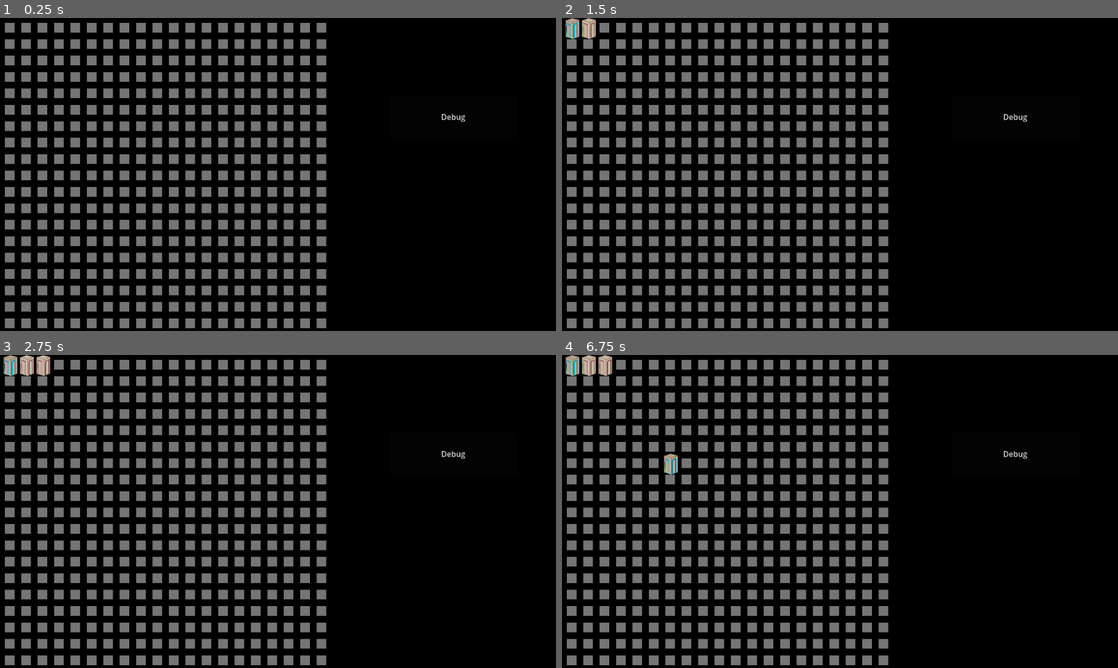
Above: before the commit, frames 1-4 (two rows, left to right).
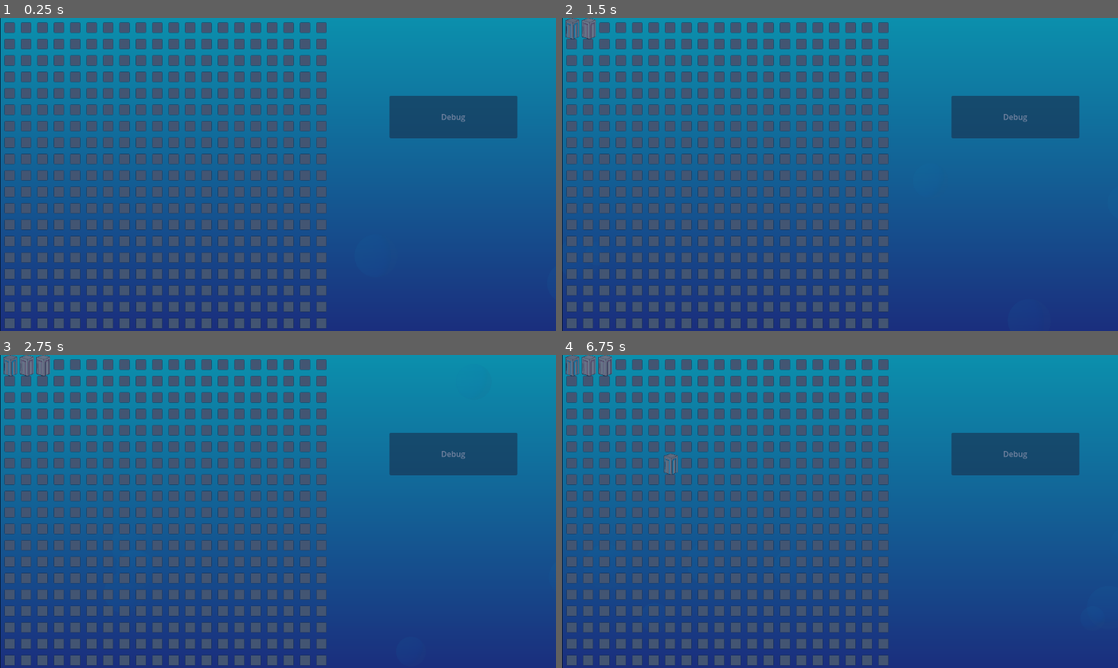
Above: after the commit, the same moments.

Repository: BeadsInCheese/CellularBubbleState
Game: Godot game, scene res://MainGame.tscn
The game is run twice, just before and just after one commit, with the same random seed, the same clock (stepped at 60 frames per second) and the same inputs.
Inputs (mouse positions are in pixels of both pictures, inside the frame that each line leads up to):
- Up to frame 1 (0.25 s): no input
- Up to frame 2 (1.5 s): click (573, 27) at 0.52 s; click (589, 27) at 1.27 s
- Up to frame 3 (2.75 s): click (44, 364) at 2.02 s
- Up to frame 4 (6.75 s): tap Enter at 2.75, 4.25, 5.75 s; move the mouse to (962, 495) at 2.77 s; click (962, 495) at 2.92 s; tap Space at 3.5, 5, 6.5 s; move the mouse to (728, 527) at 3.52 s; click (728, 527) at 3.67 s; move the mouse to (895, 442) at 4.27 s; click (895, 442) at 4.42 s; move the mouse to (812, 574) at 5.02 s; click (812, 574) at 5.17 s; move the mouse to (1006, 558) at 5.77 s; click (1006, 558) at 5.92 s; move the mouse to (673, 464) at 6.52 s; click (673, 464) at 6.67 s

The runs differ from the first frame. In frame 1, 100% of the frame differs, in the area x 0-100%, y 0-100%; in frame 2, 100%; in frame 3, 100%; in frame 4, 100%.

Commit message:
Bubble stuff

Diff:
--- a/gamejam2025/MainGame.tscn
+++ b/gamejam2025/MainGame.tscn
@@ -1,7 +1,41 @@
-[gd_scene load_steps=4 format=3 uid="uid://1bsyxxel7wtb"]
+[gd_scene load_steps=11 format=3 uid="uid://1bsyxxel7wtb"]
 
 [ext_resource type="Script" path="res://Grid.gd" id="1_aixle"]
 [ext_resource type="Script" path="res://PlayerController.gd" id="2_eflv5"]
+[ext_resource type="AudioStream" uid="uid://bopl44gp5ld8e" path="res://resources/loop_bubbles_1.ogg" id="2_s7r41"]
+[ext_resource type="Texture2D" uid="uid://brbwhi7trcf3t" path="res://resources/bubble_player1.png" id="3_w1ryg"]
+
+[sub_resource type="Gradient" id="Gradient_blu0u"]
+colors = PackedColorArray(0.117647, 0.117647, 0.564706, 1, 0, 1, 1, 1)
+
+[sub_resource type="GradientTexture2D" id="GradientTexture2D_n246t"]
+gradient = SubResource("Gradient_blu0u")
+
+[sub_resource type="Curve" id="Curve_cuygm"]
+_data = [Vector2(0, 1), 0.0, 0.0, 0, 0, Vector2(1, 1), 0.0, 0.0, 0, 0]
+point_count = 2
+
+[sub_resource type="CurveTexture" id="CurveTexture_giy07"]
+curve = SubResource("Curve_cuygm")
+
+[sub_resource type="ParticleProcessMaterial" id="ParticleProcessMaterial_yj7he"]
+particle_flag_disable_z = true
+emission_shape_scale = Vector3(100, 120, 1)
+emission_shape = 3
+emission_box_extents = Vector3(7.325, 1, 1)
+angle_min = 312.6
+angle_max = 430.5
+direction = Vector3(0, 0, 0)
+spread = 56.728
+initial_velocity_min = 70.46
+initial_velocity_max = 344.0
+angular_velocity_min = -1.60933e-05
+angular_velocity_max = -1.60933e-05
+gravity = Vector3(0, -98, 0)
+scale_min = 0.1
+scale_max = 0.2
+scale_curve = SubResource("CurveTexture_giy07")
+color = Color(1, 1, 1, 0.0941176)
 
 [sub_resource type="Environment" id="Environment_in81w"]
 background_mode = 3
@@ -14,7 +48,22 @@
 
 [node name="root" type="Node2D"]
 
+[node name="Sprite2D" type="Sprite2D" parent="."]
+position = Vector2(577.953, 323.668)
+rotation = 4.71239
+scale = Vector2(10.3003, 18.0381)
+texture = SubResource("GradientTexture2D_n246t")
+
+[node name="GPUParticles2D" type="GPUParticles2D" parent="."]
+position = Vector2(632, 459)
+process_material = SubResource("ParticleProcessMaterial_yj7he")
+texture = ExtResource("3_w1ryg")
+lifetime = 1.77
+
 [node name="AudioStreamPlayer2D" type="AudioStreamPlayer2D" parent="."]
+stream = ExtResource("2_s7r41")
+volume_db = -9.502
+autoplay = true
 
 [node name="Board" type="Sprite2D" parent="."]
 script = ExtResource("1_aixle")
@@ -32,4 +81,12 @@
 [node name="WorldEnvironment" type="WorldEnvironment" parent="."]
 environment = SubResource("Environment_in81w")
 
+[node name="ColorRect" type="ColorRect" parent="."]
+offset_left = -18.0
+offset_top = -20.0
+offset_right = 1155.0
+offset_bottom = 657.0
+mouse_filter = 2
+color = Color(0.1144, 0.239213, 0.44, 0.568627)
+
 [connection signal="button_down" from="Button" to="Board" method="_on_button_button_down"]
--- /dev/null
+++ b/gamejam2025/Particle.gdshader
@@ -0,0 +1,15 @@
+shader_type canvas_item;
+
+void vertex() {
+	// Called for every vertex the material is visible on.
+}
+
+void fragment() {
+	// Called for every pixel the material is visible on.
+	COLOR=vec4(1,1,1,1);
+}
+
+//void light() {
+	// Called for every pixel for every light affecting the CanvasItem.
+	// Uncomment to replace the default light processing function with this one.
+//}
Not shown, added: gamejam2025/resources/loop_bubbles_1.ogg.import
Not shown, added: gamejam2025/resources/loop_bubbles_1.ogg
